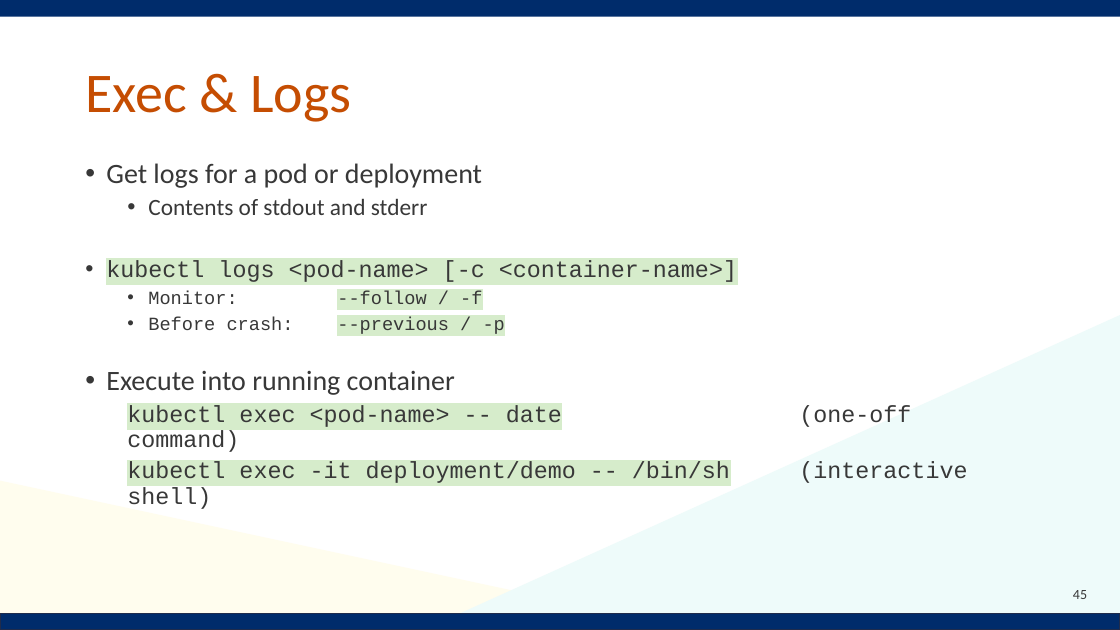
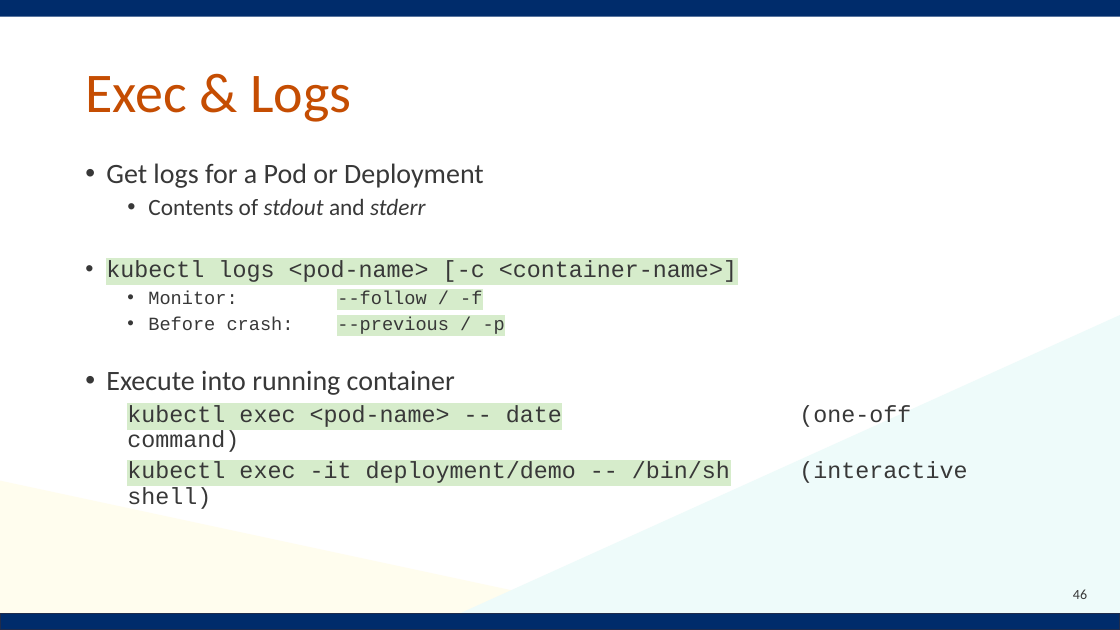
Before and after one commit to Notalib/workshop-kubernetes, a slide deck: slide 46 of Kubernetes_workshop.pptx (slide 45 before the commit). Drawn at 1120x630 pixels with LibreOffice and Linux fonts; fonts in the diff are those of the drawing; background and template pictures are left out. Boxes give left, top, right and bottom in pixels: in the first picture for what was removed or moved away, otherwise in the second. Text is boxed around its words. In the diff, an @@ line names an element or a change of style, - is before the commit and + after.

```diff
--- a/Kubernetes_workshop.pptx
+++ b/Kubernetes_workshop.pptx
@@ text at [106,163,484,188]: text changed @@
-• Get logs for a pod or deployment
+• Get logs for a Pod or Deployment
@@ text at [148,198,425,215]: italic on in "stdout stderr" @@
@@ page number at [1073,589,1087,599]: text changed @@
-45
+46
```
Also in this commit, not shown: 4 other slides changed, 2 slides added.
